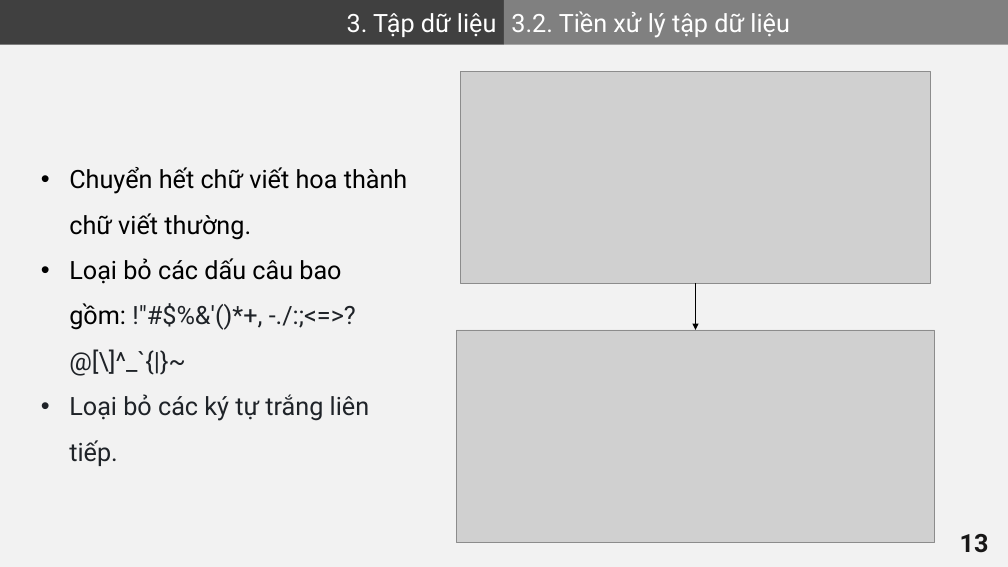
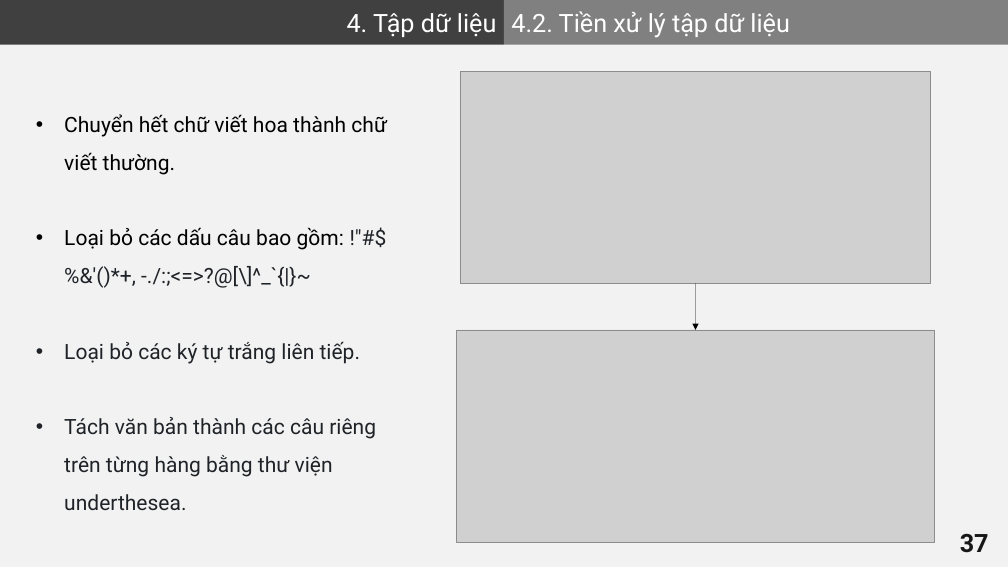
Before and after one commit to VHSkillPro/next-word-prediction, a slide deck: slide 37 of report.pptx (slide 13 before the commit). Drawn at 1008x567 pixels with LibreOffice and Linux fonts; fonts in the diff are those of the drawing; grey boxes stand for pictures. Boxes give left, top, right and bottom in pixels: in the first picture for what was removed or moved away, otherwise in the second. Text is boxed around its words. In the diff, an @@ line names an element or a change of style, - is before the commit and + after.

```diff
--- a/report.pptx
+++ b/report.pptx
@@ text in rectangle at bbox=[347, 13, 497, 37]: text changed @@
-3. Tập dữ liệu
+4. Tập dữ liệu
@@ text in rectangle at bbox=[511, 11, 790, 38]: text changed @@
-3.2. Tiền xử lý tập dữ liệu
+4.2. Tiền xử lý tập dữ liệu
@@ text "Chuyển hết chữ viết hoa ...": place and size @@
-text "Chuyển hết chữ viết hoa ..." at bbox=[69, 167, 408, 421]
+text "Chuyển hết chữ viết hoa ..." at bbox=[64, 114, 387, 510]
@@ text at bbox=[64, 114, 387, 364]: size 24 to 20 pt in "Chuyển hết chữ viết hoa thành chữ ...", "Loại bỏ các dấu câu bao gồm: ...", "Loại bỏ các ký tự trắng liên ..." @@
@@ arrow (696, 284) - (696, 330): stroke #000000 1.5 pt to #000000 0.75 pt @@
@@ text at bbox=[64, 417, 376, 510]: paragraph added @@
+• Tách văn bản thành các câu riêng trên từng hàng bằng thư viện underthesea.
@@ page number at bbox=[960, 534, 989, 553]: text changed @@
-13
+37
```
Also in this commit, not shown: 12 other slides changed, 29 slides added.
